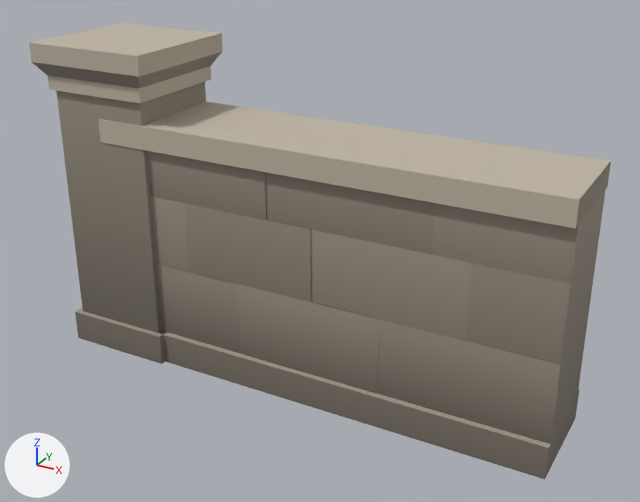
Two versions of the glTF model models/props/hall_wall.glb, one commit apart.
One viewpoint serves both versions: a camera (50 mm lens) standing at (3.11, -5.91, 4.17) and looking at (-0.13, -0.01, 1.22). Lighting does not change. The marker at lower left points along +X, +Y and +Z. The picture after the commit comes second. Vertices at exactly the same position are counted once.

Objects in the first picture: 'hall_wall'.
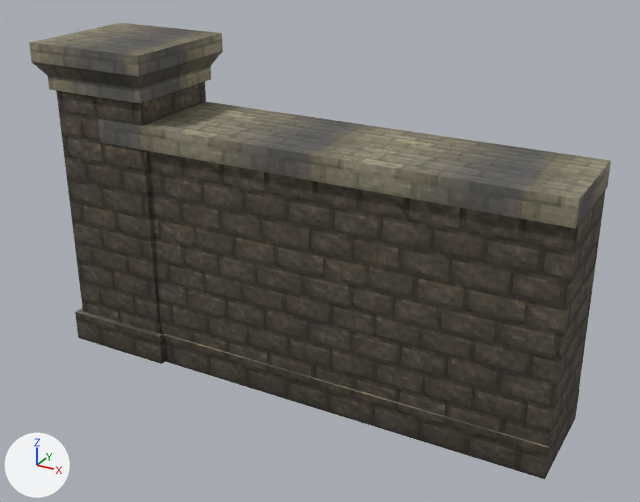
The change in detail:
Picture 'tower_stone' (img_tower_stone) is new.
Picture 'castle_wall' (img_castle_wall) is new.
Material 'M_keep' (mat_m_keep) is new.
Uses the picture img_tower_stone.
Material 'M_wall' (mat_m_wall) is new.
Uses the picture img_castle_wall.
me_hall_wall is used by ob_hall_wall; location (0.0, 0.0, 0.0).
me_hall_wall had 136 vertices, 102 faces and spanned x -2.57..2.0, y -0.57..0.57, z 0.0..2.8.
me_hall_wall now has 60 vertices, 70 faces and spans x -2.57..2.0, y -0.57..0.57, z 0.0..2.8.
me_hall_wall part 1: 19 loose pieces with 76 vertices, spanning x -2.0..2.0, y -0.41..0.41, z 0.28..2.0, are deleted.
Part 2, on me_hall_wall:
6 vertices are removed from x 1.0..2.0, y -0.4..0.4, z 1.58..2.0.
4 faces are deleted.
6 vertices are added at (-2.0, -0.43, 0.28), (-2.0, 0.43, 0.28), (-2.0, 0.4, 2.0), (-2.0, -0.4, 2.0), (2.0, -0.43, 0.28), (2.0, 0.43, 0.28).
10 new faces join them, mat_m_wall.
me_hall_wall part 3: 2 faces spanning x 2.0, y -0.46..0.46, z 2.0..2.2 switch from mat_m_stone to mat_m_keep.
me_hall_wall part 4: 22 faces spanning x -2.5..2.0, y -0.5..0.5, z 0.0..2.4 switch from mat_m_stone to mat_m_wall.
me_hall_wall part 5: 36 faces spanning x -2.57..2.0, y -0.57..0.57, z 0.28..2.8 switch from mat_m_stone_light to mat_m_keep.

Where the change shows, as pixel boxes [x1, y1, x2, y2] in the pictures (640 x 502 px):
part 1 of me_hall_wall, deleted
    before: [147, 151, 606, 444]
part 2 of me_hall_wall, built on
    before: [432, 203, 578, 283]
    after: [147, 151, 606, 447]
part 3 of me_hall_wall, recoloured (darker)
    both: [576, 161, 611, 228]
part 4 of me_hall_wall, recoloured (darker)
    both: [56, 82, 579, 479]
part 5 of me_hall_wall, recoloured (darker)
    both: [29, 23, 611, 448]
